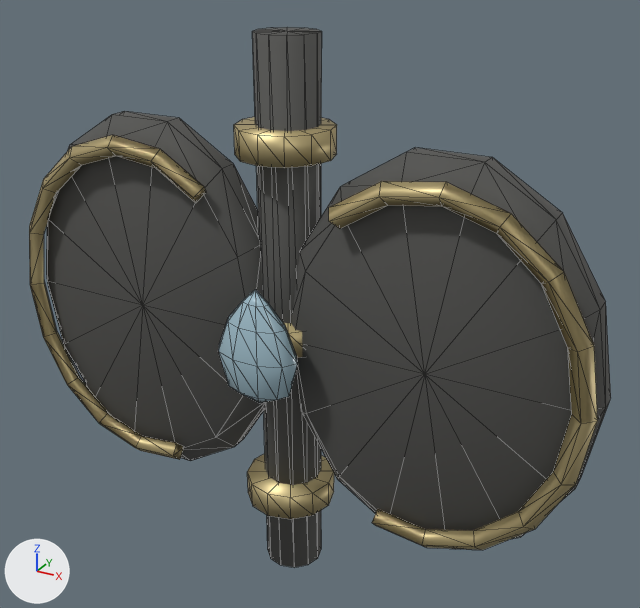
The OBJ model assets/models/items/black_hinge.obj, before and after one commit.
Before and after are seen from a camera (50 mm lens) standing at (1.51, -2.51, 1.37) and looking at (0.11, 0.04, 0.09). Arrows for +X, +Y and +Z are at lower left; the lights stay in place. The first picture is the older version. Mesh edges are drawn as thin lines. Where no turn or scale is listed for an object, it has been applied to the vertices. Vertices at exactly the same position are counted once.

The first picture shows 'black_hinge'.
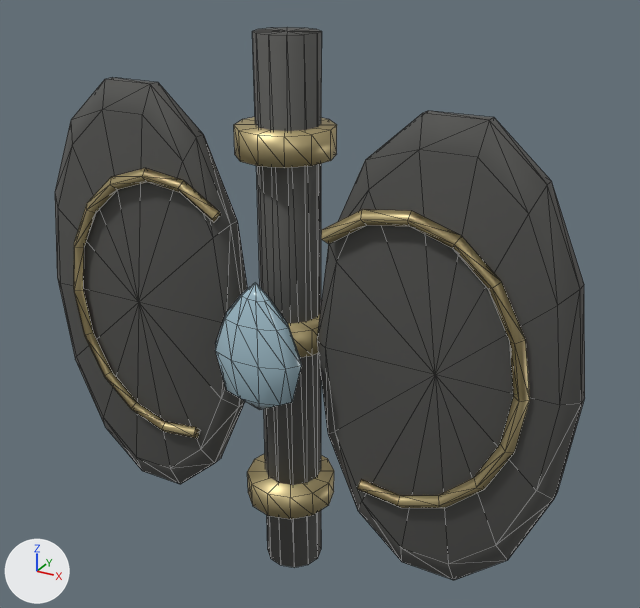
Edits to the bpy script that builds the scene:
```text
Change me_black_hinge:
    used by ob_black_hinge; location = (0.0, 0.0, 0.0)
    remove me_black_hinge.from_pydata(...)  # 410 vertices, 868 faces; spans x -1.14..1.14, y -0.29..0.17, z -1.02..1.02
    add me_black_hinge.from_pydata(...)  # 410 vertices, 868 faces; spans x -1.07..1.07, y -0.29..0.17, z -1.02..1.02
    me_black_hinge part 1: the loose piece of 42 vertices spanning x -0.16..0.16, y -0.29..-0.13, z -0.22..0.22 is scaled about its middle by (1.1, 1, 1.12)
    me_black_hinge part 2: the loose piece of 58 vertices spanning x -1.14..-0.02, y -0.11..0.09, z -0.7..0.7 is scaled about its middle by (0.821, 0.625, 1.18), then moved by (-0.03, -0.03, 0.0)
    me_black_hinge part 3: the loose piece of 58 vertices spanning x 0.02..1.14, y -0.11..0.09, z -0.7..0.7 is scaled about its middle by (0.821, 0.625, 1.18), then moved by (0.03, -0.03, 0.0)
    me_black_hinge part 4: the loose piece of 48 vertices spanning x -1.14..-0.24, y -0.18..-0.1, z -0.66..0.66 is scaled about its middle by (0.819, 0.669, 0.84), then moved by (0.12, 0.03, 0.0)
    me_black_hinge part 5: the loose piece of 48 vertices spanning x 0.24..1.14, y -0.18..-0.1, z -0.66..0.66 is scaled about its middle by (0.819, 0.669, 0.84), then moved by (-0.12, 0.03, 0.0)
```

Boxes (x1, y1, x2, y2) around the edits, measured in the pictures (640 x 608 px; the box of a moved part takes in the faces that stretch with it):
'black_hinge', reshaped (9% narrower)
    before: (29, 27, 611, 567)
    after: (55, 27, 585, 580)
part 1 of me_black_hinge, moved or reshaped
    before: (218, 289, 298, 403)
    after: (215, 282, 302, 410)
part 2 of me_black_hinge, moved or reshaped
    before: (46, 111, 264, 461)
    after: (55, 78, 248, 484)
part 3 of me_black_hinge, moved or reshaped
    before: (291, 148, 611, 539)
    after: (317, 111, 585, 580)
part 4 of me_black_hinge, moved or reshaped
    before: (29, 135, 206, 460)
    after: (73, 168, 221, 439)
part 5 of me_black_hinge, moved or reshaped
    before: (329, 181, 597, 550)
    after: (321, 209, 530, 508)
